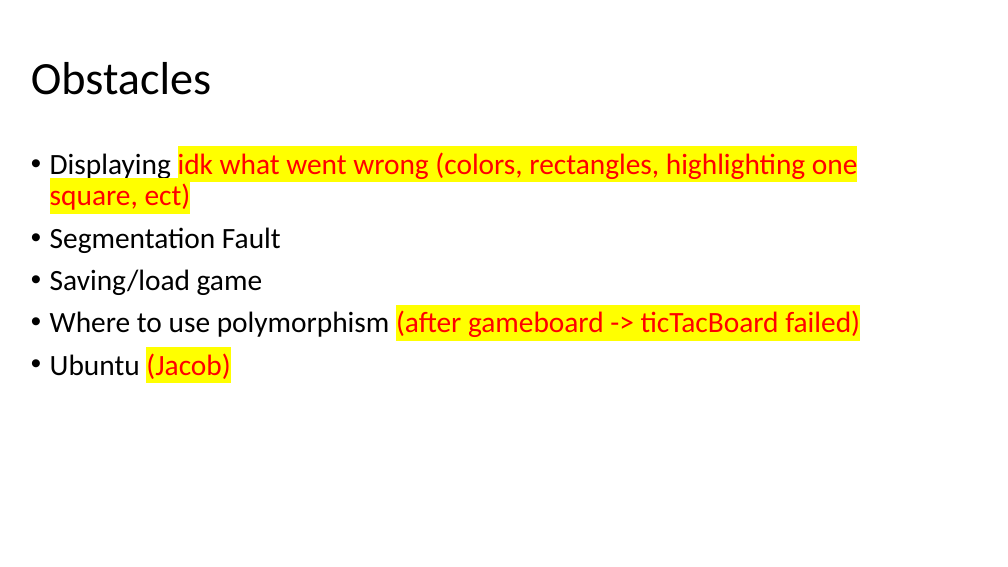
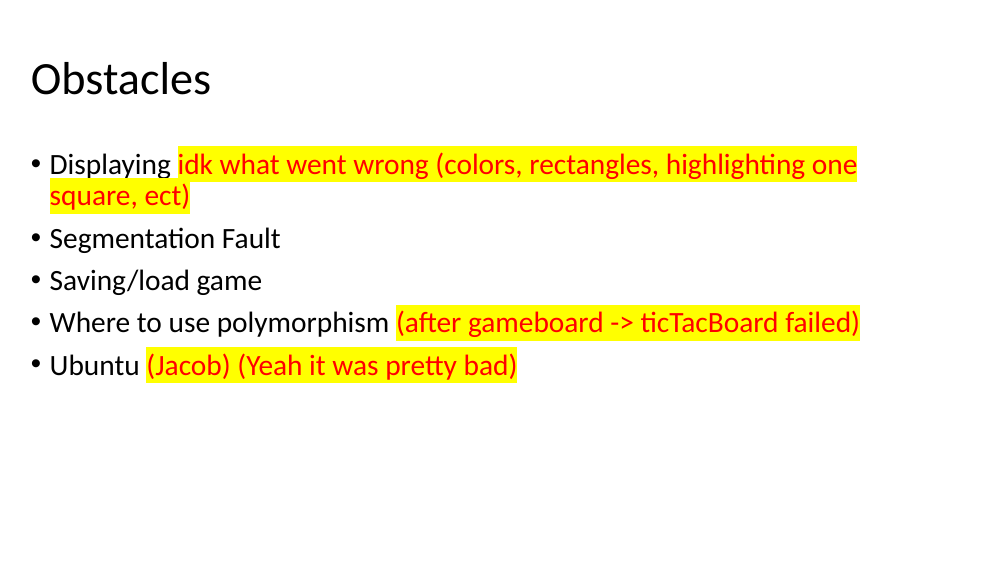
Before and after one commit to jwlarsen11/3060TicTacToe, a slide deck: slide 8 of Strategic tic tac toe demo slides.pptx. Drawn at 1008x567 pixels with LibreOffice and Linux fonts; fonts in the diff are those of the drawing; background and template pictures are left out. Boxes give left, top, right and bottom in pixels: in the first picture for what was removed or moved away, otherwise in the second. Text is boxed around its words. In the diff, an @@ line names an element or a change of style, - is before the commit and + after.

```diff
--- a/Strategic tic tac toe demo slides.pptx
+++ b/Strategic tic tac toe demo slides.pptx
@@ text at (50, 350, 518, 382): text changed @@
-• Ubuntu (Jacob)
+• Ubuntu (Jacob) (Yeah it was pretty bad)
```
Also in this commit, not shown: 1 other file.
